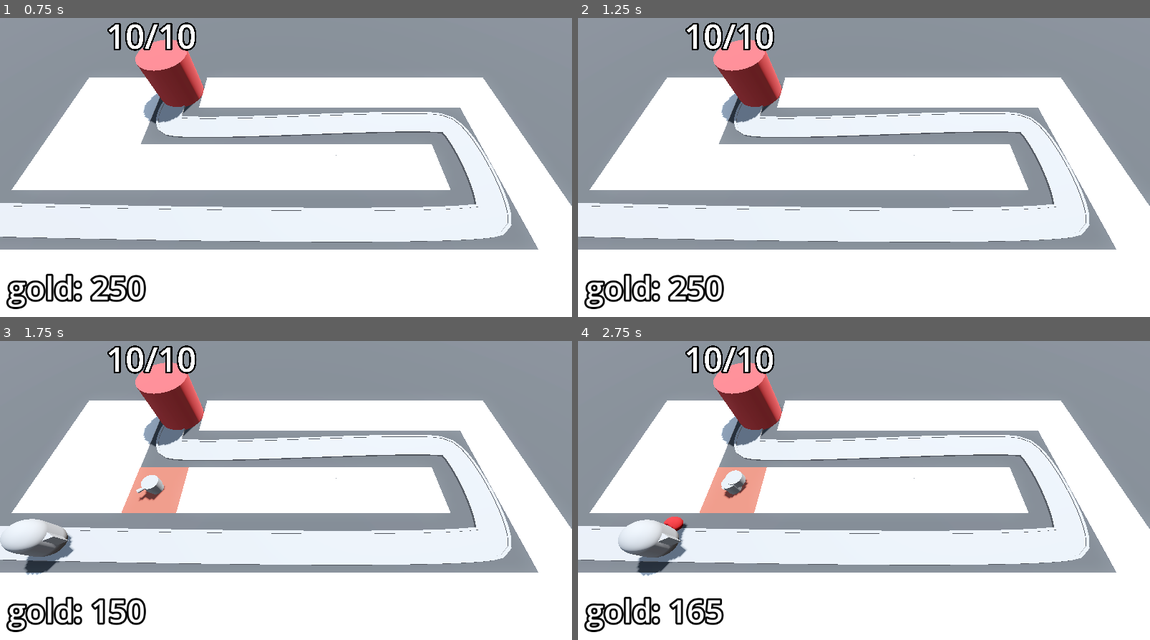
Above: before the commit, frames 1-4 (two rows, left to right).
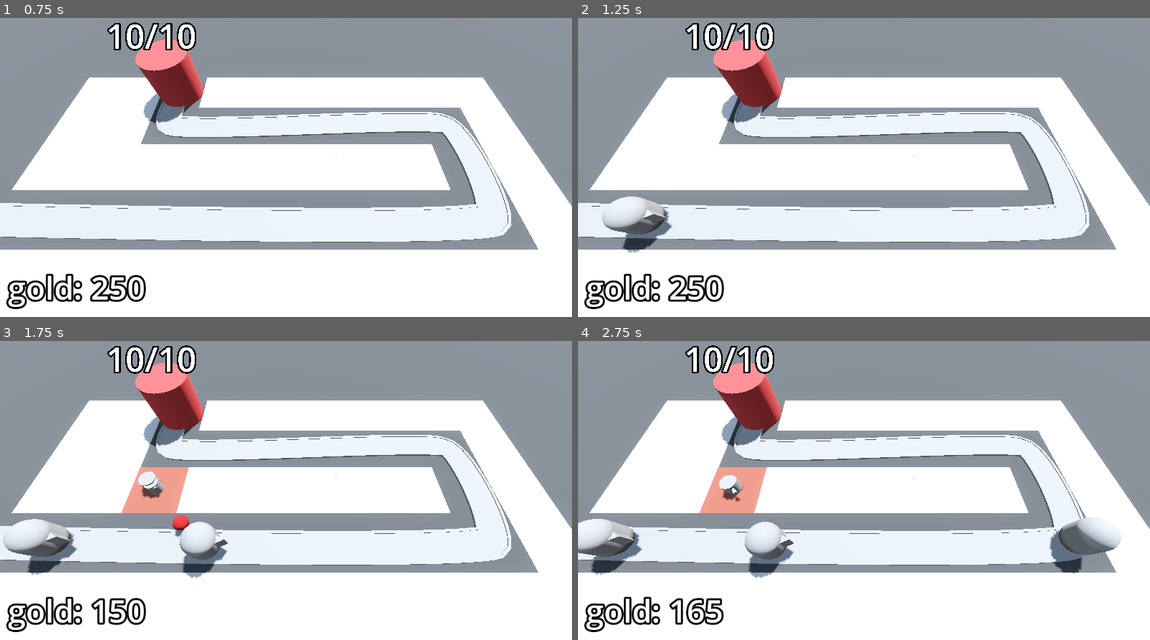
Above: after the commit, the same moments.

Repository: vibrunazo/godot-barbarian
Game: Godot game, scene res://levels/base_level.tscn
Two runs of this game, one before a commit and one after it. Both use one fixed random seed, a clock stepped at 60 frames per second and the inputs below.
Inputs (mouse positions are in pixels of both pictures, inside the frame that each line leads up to):
- Up to frame 1 (0.75 s): tap Enter at 0.5 s; move the mouse to (411, 140) at 0.52 s; hold S (toggle_speed) from 0.53 s (still down)
- Up to frame 2 (1.25 s): keep holding S (toggle_speed)
- Up to frame 3 (1.75 s): move the mouse to (171, 496) at 1.27 s; release S (toggle_speed) at 1.28 s; click (171, 496) at 1.35 s; tap S (toggle_speed) at 1.55 s
- Up to frame 4 (2.75 s): move the mouse to (921, 406) at 2.02 s; hold S (toggle_speed) from 2.03 s (still down)

Frame 1 is identical in both runs. In frame 2, 1.2% of the frame differs, in the area x 4-17%, y 59-79%; in frame 3, 1.4%; in frame 4, 4.7%, in the area x 0-95%, y 43-80%.

Commit message:
58. Ending the Game

Diff:
--- a/enemy/enemy_path.gd
+++ b/enemy/enemy_path.gd
@@ -4,6 +4,8 @@
 @export var enemy_scene: PackedScene
 ## Reference to the difficulty manager, which calculates spawn cooldown per game time
 @export var difficulty_manager: DifficultyManager
+## The layer with the win screen that we'll show when we win
+@export var victory_layer: CanvasLayer
 ## Time between spawns in seconds
 @export var spawn_cooldown: float = 2.0
 
@@ -21,14 +23,24 @@
 	spawn_timer.timeout.connect(_on_spawn_timer_timeout)
 	spawn_timer.start()
 
-
 func spawn_enemy() -> void:
 	if not enemy_scene: return
 	var new_enemy: Enemy = enemy_scene.instantiate()
 	new_enemy.max_health = difficulty_manager.get_enemy_health()
+	new_enemy.tree_exited.connect(enemy_defeated)
 	add_child(new_enemy)
 	if difficulty_manager:
 		spawn_timer.wait_time = difficulty_manager.get_spawn_time()
+
+func enemy_defeated() -> void:
+	if spawn_timer.is_stopped():
+		for child in get_children():
+			if child is Enemy: return
+		win()
+
+func win() -> void:
+	print("you won")
+	if victory_layer: victory_layer.show()
 
 func _on_spawn_timer_timeout() -> void:
 	spawn_enemy()
--- a/levels/base_level.tscn
+++ b/levels/base_level.tscn
@@ -38,6 +38,11 @@
 outline_size = 16
 outline_color = Color(0, 0, 0, 1)
 
+[sub_resource type="LabelSettings" id="LabelSettings_elhpc"]
+font_size = 64
+outline_size = 8
+outline_color = Color(0, 0, 0, 1)
+
 [node name="BaseLevel" type="Node3D"]
 
 [node name="WorldEnvironment" type="WorldEnvironment" parent="."]
@@ -63,11 +68,12 @@
 "cells": PackedInt32Array(65531, 65534, 0, 65531, 65535, 0, 65531, 0, 0, 65531, 2, 0, 65532, 65534, 0, 65532, 2, 0, 655 …(306 unchanged characters)…
 }
 
-[node name="EnemyPath" type="Path3D" parent="." node_paths=PackedStringArray("difficulty_manager")]
+[node name="EnemyPath" type="Path3D" parent="." node_paths=PackedStringArray("difficulty_manager", "victory_layer")]
 curve = SubResource("Curve3D_nh1ja")
 script = ExtResource("3_6ula7")
 enemy_scene = ExtResource("2_4m0mp")
 difficulty_manager = NodePath("../DifficultyManager")
+victory_layer = NodePath("../VictoryLayer")
 
 [node name="Road" type="CSGPolygon3D" parent="EnemyPath"]
 polygon = PackedVector2Array(-0.9, 0, -0.9, 0.1, 0.9, 0.1, 0.9, 0)
@@ -138,4 +144,30 @@
 
 [node name="DifficultyManager" parent="." instance=ExtResource("9_48gdr")]
 
+[node name="VictoryLayer" type="CanvasLayer" parent="."]
+visible = false
+
+[node name="ColorRect" type="ColorRect" parent="VictoryLayer"]
+anchors_preset = 15
+anchor_right = 1.0
+anchor_bottom = 1.0
+grow_horizontal = 2
+grow_vertical = 2
+color = Color(0, 0, 0, 0.588235)
+
+[node name="Label" type="Label" parent="VictoryLayer"]
+anchors_preset = 8
+anchor_left = 0.5
+anchor_top = 0.5
+anchor_right = 0.5
+anchor_bottom = 0.5
+offset_left = -131.5
+offset_top = -44.0
+offset_right = 131.5
+offset_bottom = 44.0
+grow_horizontal = 2
+grow_vertical = 2
+text = "You win!"
+label_settings = SubResource("LabelSettings_elhpc")
+
 [connection signal="stop_spawning_enemies" from="DifficultyManager" to="EnemyPath" method="_on_difficulty_manager_stop_spawning_enemies"]
--- a/scripts/ui.gd
+++ b/scripts/ui.gd
@@ -24,6 +24,6 @@
 
 func toggle_speed() -> void:
 	if Engine.time_scale == 1:
-		Engine.time_scale = 3
+		Engine.time_scale = 5
 	else:
 		Engine.time_scale = 1
Not shown: 1 places in levels/base_level.tscn that only renumber resources
